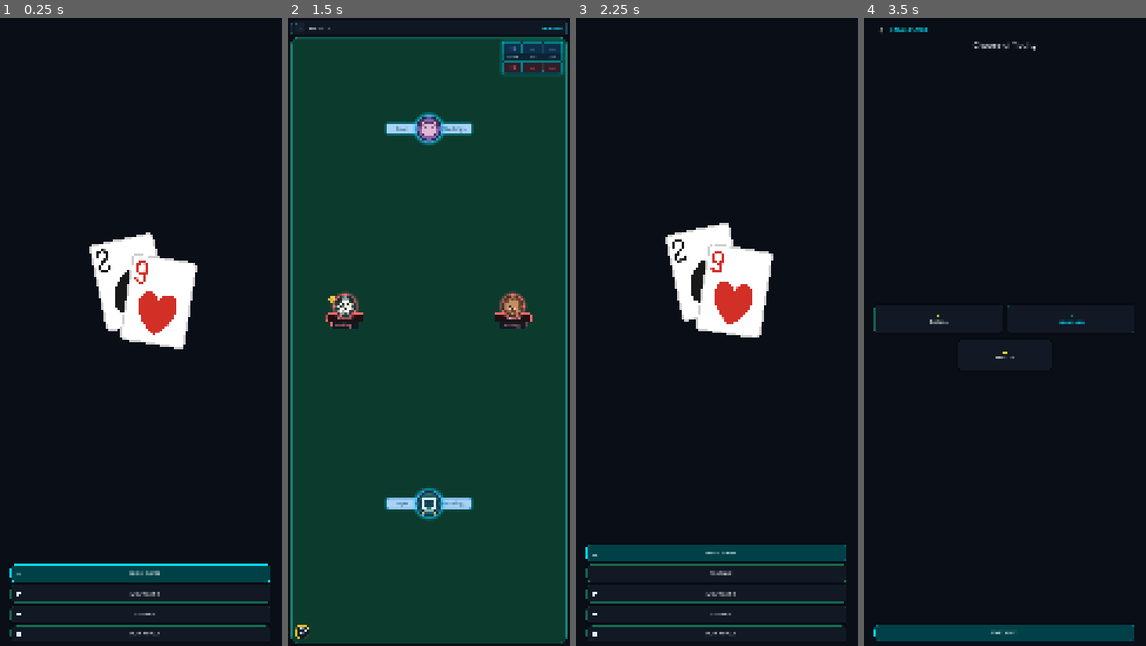
Above: before the commit, frames 1-4 (left to right).
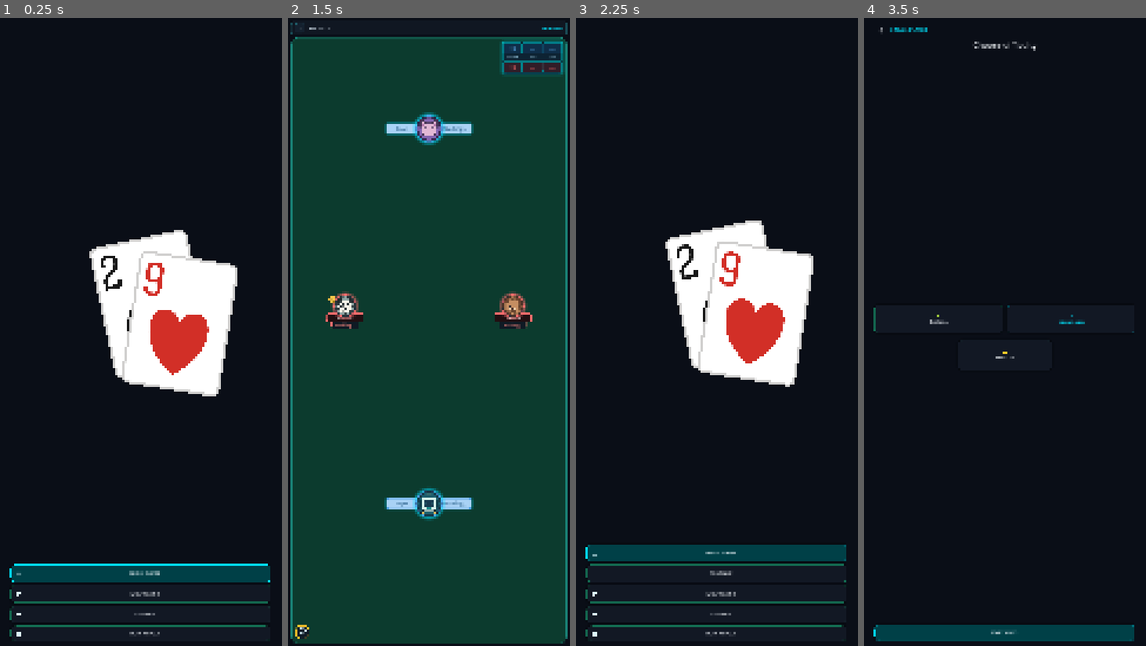
Above: after the commit, the same moments.

Repository: RevMax-creator/29cards-Godot
Game: Godot game, scene res://src/ui/app_shell.tscn
Two runs of this game, one before a commit and one after it. Both use one fixed random seed, a clock stepped at 60 frames per second and the inputs below. Sound files missing from this copy of the repository are replaced by a short silence.
Inputs:
- Up to frame 1 (0.25 s): no input
- Up to frame 2 (1.5 s): click "SINGLE PLAYER" at 0.5 s; click "START MATCH" at 1.25 s
- Up to frame 3 (2.25 s): click "‹" at 2 s
- Up to frame 4 (3.5 s): click "SINGLE PLAYER" at 2.75 s

The runs differ from the first frame. In frame 1, 7.5% of the frame differs, in the area x 31-85%, y 33-61%; in frame 2, nothing differs; in frame 3, 7.5%; in frame 4, nothing differs.

Commit message:
texture rework

Diff:
--- a/src/ui/app_shell.gd
+++ b/src/ui/app_shell.gd
@@ -144,7 +144,7 @@
 	card_two.texture = load("res://Cards/simplecard_spade_2.png") as Texture2D
 	card_two.expand_mode = TextureRect.EXPAND_IGNORE_SIZE
 	card_two.stretch_mode = TextureRect.STRETCH_KEEP_ASPECT_CENTERED
-	card_two.size = Vector2(250, 343)
+	card_two.size = Vector2(412.5, 514.5)
 	card_two.pivot_offset = card_two.size * 0.5
 	card_two.mouse_filter = Control.MOUSE_FILTER_STOP
 	card_two.rotation = deg_to_rad(-12.0)
@@ -155,7 +155,7 @@
 	card_nine.texture = load("res://Cards/simplecard_heart_9.png") as Texture2D
 	card_nine.expand_mode = TextureRect.EXPAND_IGNORE_SIZE
 	card_nine.stretch_mode = TextureRect.STRETCH_KEEP_ASPECT_CENTERED
-	card_nine.size = Vector2(250, 343)
+	card_nine.size = Vector2(412.5, 514.5)
 	card_nine.pivot_offset = card_nine.size * 0.5
 	card_nine.mouse_filter = Control.MOUSE_FILTER_STOP
 	card_nine.rotation = deg_to_rad(9.0)
